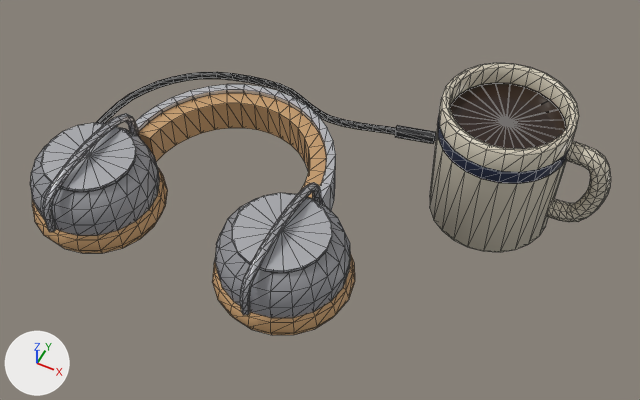
One commit to the glTF model tools/_home-opening/assets/models/headphones-mug.glb: the scene before it, then after it.
One viewpoint serves both versions: a camera (50 mm lens) standing at (0.184, -0.35, 0.456) and looking at (0.015, -0.011, 0.033). Lighting does not change. The marker at lower left points along +X, +Y and +Z. The older version comes first. Mesh edges are drawn as thin lines. Vertices at exactly the same position are counted once.

The first picture shows 'headphones_mug_N35'.
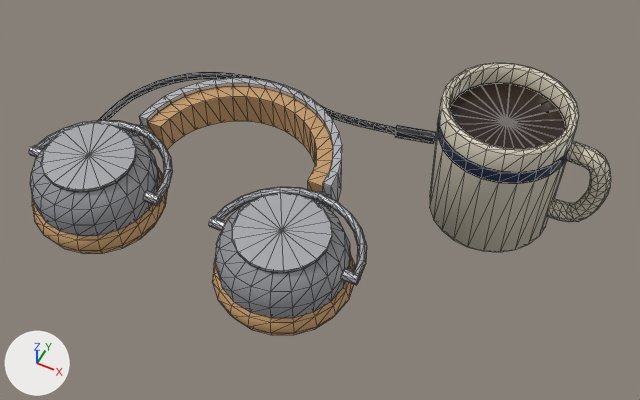
The newer file is also turned or shifted as a whole; pictures and numbers use the older file's frame.

Patch to the scene script:
```diff
--- a/tools/_home-opening/assets/models/headphones-mug.glb.py
+++ b/tools/_home-opening/assets/models/headphones-mug.glb.py
@@ me_headphones_mug_n35 @@
 # used by ob_headphones_mug_n35; location = (0.0, 0.0, 0.0)
-me_headphones_mug_n35.from_pydata(...)  # 1482 vertices, 2892 faces; spans x -0.178..0.178, y -0.107..0.107, z 0.0..0.097
+me_headphones_mug_n35.from_pydata(...)  # 1506 vertices, 2924 faces; spans x -0.178..0.178, y -0.103..0.107, z 0.0..0.097
+# me_headphones_mug_n35 part 1: a new loose piece, an 8-sided cylinder along x spanning x -0.1773..-0.1673, y -0.0616..-0.0544, z 0.0299..0.0371, in mat_desk_bits
+# me_headphones_mug_n35 part 2: a new loose piece, an 8-sided cylinder along x spanning x -0.0863..-0.0763, y -0.0616..-0.0544, z 0.0299..0.0371, in mat_desk_bits
+# me_headphones_mug_n35 part 3: a new loose piece, an 8-sided cylinder along x spanning x -0.0373..-0.0273, y -0.0616..-0.0544, z 0.0299..0.0371, in mat_desk_bits
+# me_headphones_mug_n35 part 4: a new loose piece, an 8-sided cylinder along x spanning x 0.0537..0.0637, y -0.0616..-0.0544, z 0.0299..0.0371, in mat_desk_bits
+# me_headphones_mug_n35 part 5: the loose piece of 76 vertices spanning x -0.131..0.017, y -0.012..0.067, z 0.005..0.035 is scaled about its middle by (1, 0.935, 1), then moved by (0.0, 0.01, 0.0)
+# me_headphones_mug_n35 part 6: the loose piece of 76 vertices spanning x -0.125..0.011, y -0.012..0.061, z 0.008..0.032 is scaled about its middle by (1, 0.928, 1), then moved by (0.0, 0.01, 0.0)
+# me_headphones_mug_n35 part 7: the loose piece of 18 vertices spanning x -0.131..-0.123, y -0.031..-0.009, z 0.018..0.044 is turned 7.7 degrees about the x axis through its middle and scaled by 0.716, then moved by (0.0, 0.016, -0.004)
+# me_headphones_mug_n35 part 8: a new loose piece of 78 vertices spanning x -0.178..-0.076, y -0.058..-0.007, z 0.031..0.036, in mat_desk_bits
+# me_headphones_mug_n35 part 9: a new loose piece of 78 vertices spanning x -0.038..0.064, y -0.058..-0.007, z 0.031..0.036, in mat_desk_bits
+# me_headphones_mug_n35 part 10: the loose piece of 102 vertices spanning x 0.011..0.016, y -0.107..-0.009, z 0.027..0.062 is deleted
+# me_headphones_mug_n35 part 11: the loose piece of 102 vertices spanning x -0.129..-0.124, y -0.107..-0.009, z 0.027..0.062 is deleted
+# me_headphones_mug_n35 part 12
+# 8 vertices are removed from x -0.066..-0.027, y 0.085..0.103, z 0.002..0.007
+# 48 faces are deleted
+# 10 vertices in x -0.036..-0.016, y 0.084..0.091, z 0.002..0.007 move by (0.0, 0.005, 0.0)
+# 8 vertices in x -0.067..0.017, y 0.093..0.102, z 0.002..0.007 move by (0.0, 0.001, 0.0)
+# 7 vertices in x -0.047..-0.004, y 0.087..0.092, z 0.002..0.007 move by (0.0, 0.004, 0.0)
+# 6 vertices in x -0.057..0.007, y 0.09..0.098, z 0.002..0.007 move by (0.0, 0.002, 0.0)
+# 4 vertices in x -0.047..-0.004, y 0.089..0.094, z 0.002..0.007 move by (0.0, 0.003, 0.0)
+# 11 vertices move from x -0.067..0.006, y 0.086..0.102, z 0.002..0.007 to x -0.066..0.007, y 0.091..0.102, z 0.002..0.007
+# 8 vertices are added at x -0.066..-0.027, y 0.091..0.104, z 0.002..0.007
+# 48 new faces join them
+# other edits to the shape of me_headphones_mug_n35 do not show in these pictures
 me_headphones_mug_n35.materials.append(mat_desk_bits)
```

Changed parts and their boxes (x1, y1, x2, y2) in the pictures (640 x 400 px; the box of a moved part takes in the faces that stretch with it):
'headphones_mug_N35', reshaped
    before: (30, 63, 611, 335)
    after: (29, 63, 611, 335)
part 1 of me_headphones_mug_n35, added
    after: (29, 146, 42, 157)
part 2 of me_headphones_mug_n35, added
    after: (143, 190, 162, 206)
part 3 of me_headphones_mug_n35, added
    after: (209, 216, 226, 231)
part 4 of me_headphones_mug_n35, added
    after: (341, 268, 361, 285)
part 5 of me_headphones_mug_n35, moved or reshaped
    before: (135, 84, 336, 210)
    after: (139, 78, 342, 212)
part 6 of me_headphones_mug_n35, moved or reshaped
    before: (138, 93, 327, 198)
    after: (147, 86, 333, 204)
part 7 of me_headphones_mug_n35, moved or reshaped (not visible before)
    after: (131, 125, 151, 136)
part 8 of me_headphones_mug_n35, added
    after: (36, 120, 173, 202)
part 9 of me_headphones_mug_n35, added
    after: (215, 187, 367, 280)
part 10 of me_headphones_mug_n35, deleted
    before: (240, 182, 321, 315)
part 11 of me_headphones_mug_n35, deleted
    before: (43, 113, 138, 232)
part 12 of me_headphones_mug_n35, moved or reshaped
    before: (277, 84, 396, 134)
    after: (320, 105, 396, 134)
